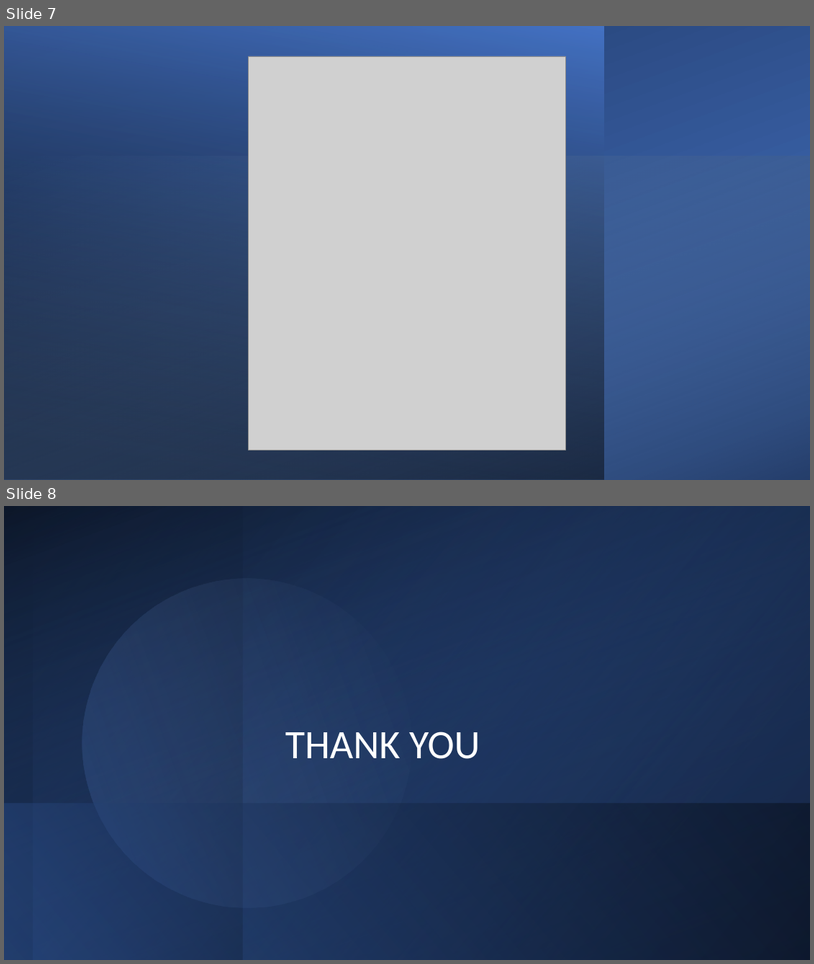
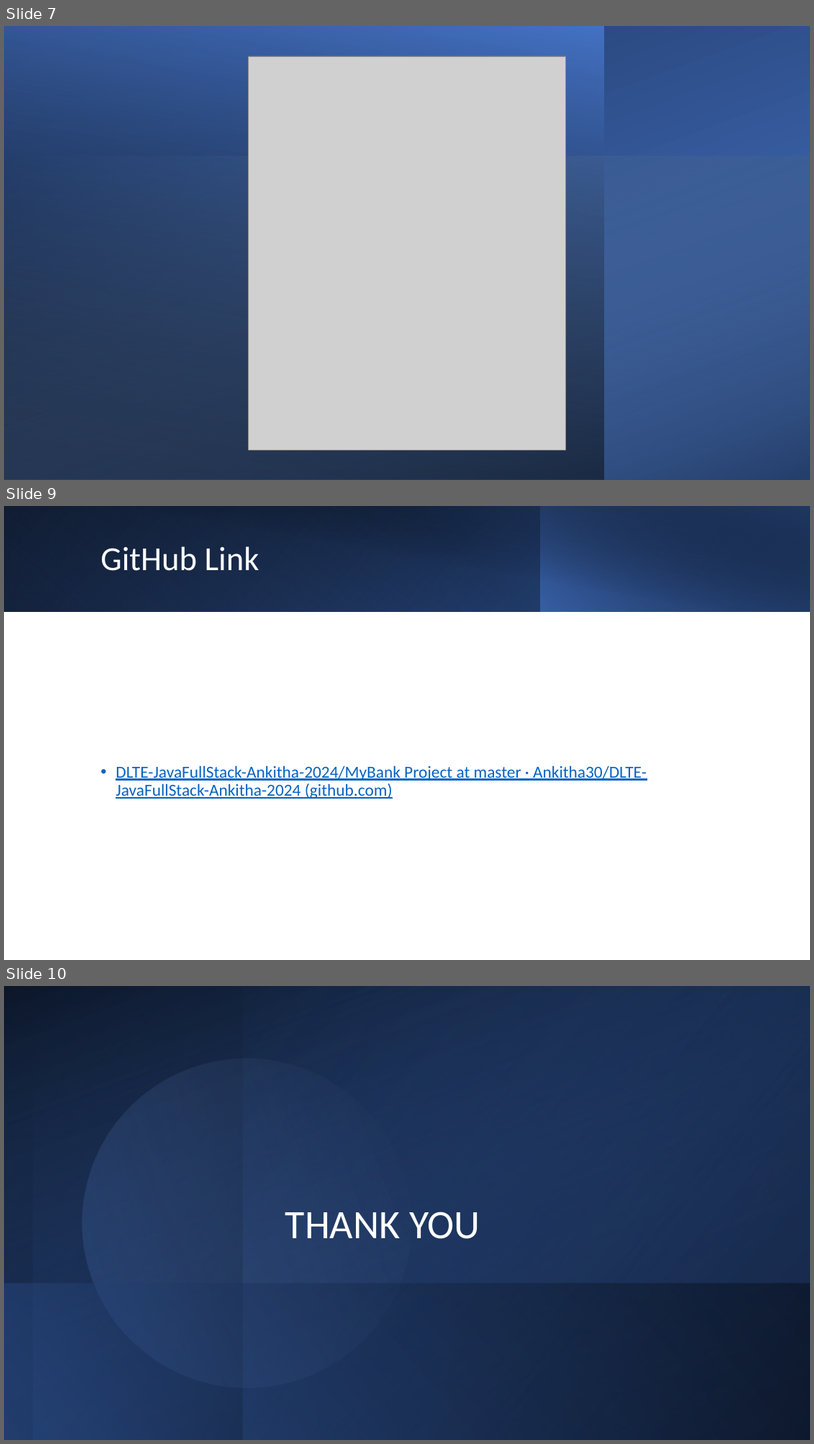
Before and after one commit to Ankitha30/DLTE-JavaFullStack-Ankitha-2024, a slide deck: MyBank Project/Documents/Final PPt.pptx. Shown one above the other, each under a label of ours: slides 7 and 8 before the commit, slides 7, 9 and 10 after it; the slides between them are not shown. The pictures are 814x964 and 814x1444 pixels, drawn with LibreOffice and Linux fonts; fonts in the diff are those of the drawing; grey boxes stand for pictures. Boxes give left, top, right and bottom in pixels: in the first picture for what was removed or moved away, otherwise in the second. Text is boxed around its words. In the diff, an @@ line names an element or a change of style, - is before the commit and + after.

Commit message:
updated ppt

```diff
--- a/MyBank Project/Documents/Final PPt.pptx
+++ b/MyBank Project/Documents/Final PPt.pptx
@@ slide 9 added at (4,506,810,960), background #FFFFFF @@
@@ rectangle added at (4,506,810,611), fill gradient #000000 to #2F5597 @@
@@ rectangle added at (4,506,541,611), fill gradient #4472C4 to #203864 @@
@@ rectangle added at (34,506,810,612), fill gradient #000000 to #203864 @@
@@ rectangle added at (540,506,810,611), fill gradient #4472C4 to #000000 @@
@@ title added at (100,546,260,571), 40 pt, text #FFFFFF @@
+GitHub Link
@@ text added at (116,765,647,798), 20 pt, text #0563C1, underline @@
+• DLTE-JavaFullStack-Ankitha-2024/MyBank Project at master · Ankitha30/DLTE-JavaFullStack-Ankitha-2024 (github.com)
@@ what was slide 8 is now slide 10 @@
```
Also in this commit, not shown: 1 other slide added, 2 other files.
